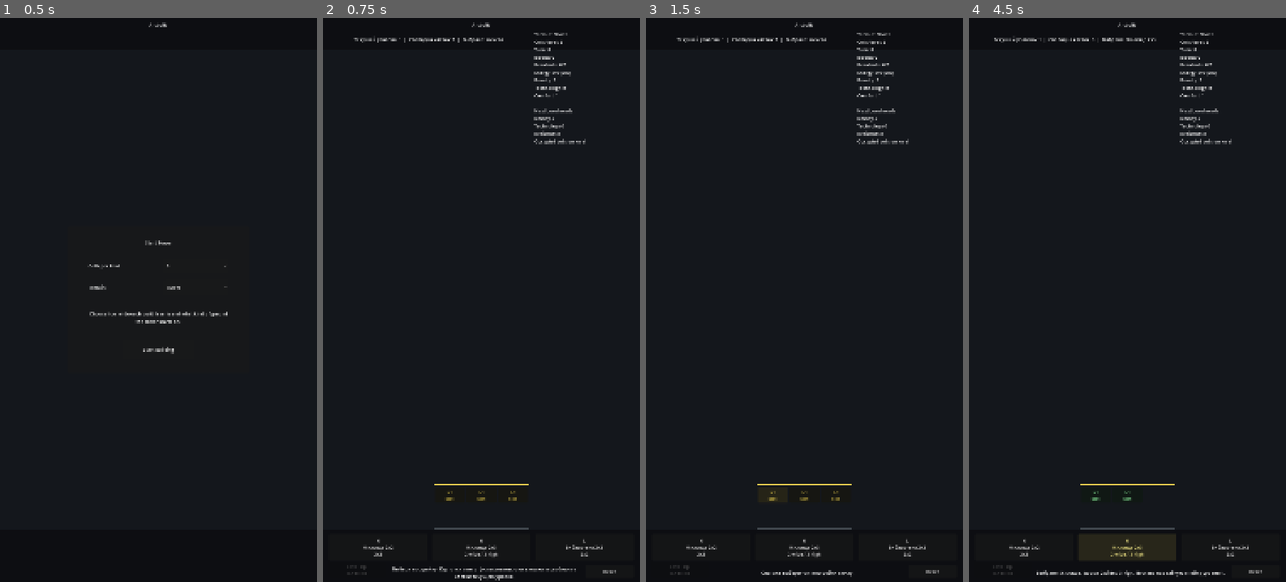
Above: before the commit, frames 1-4 (left to right).
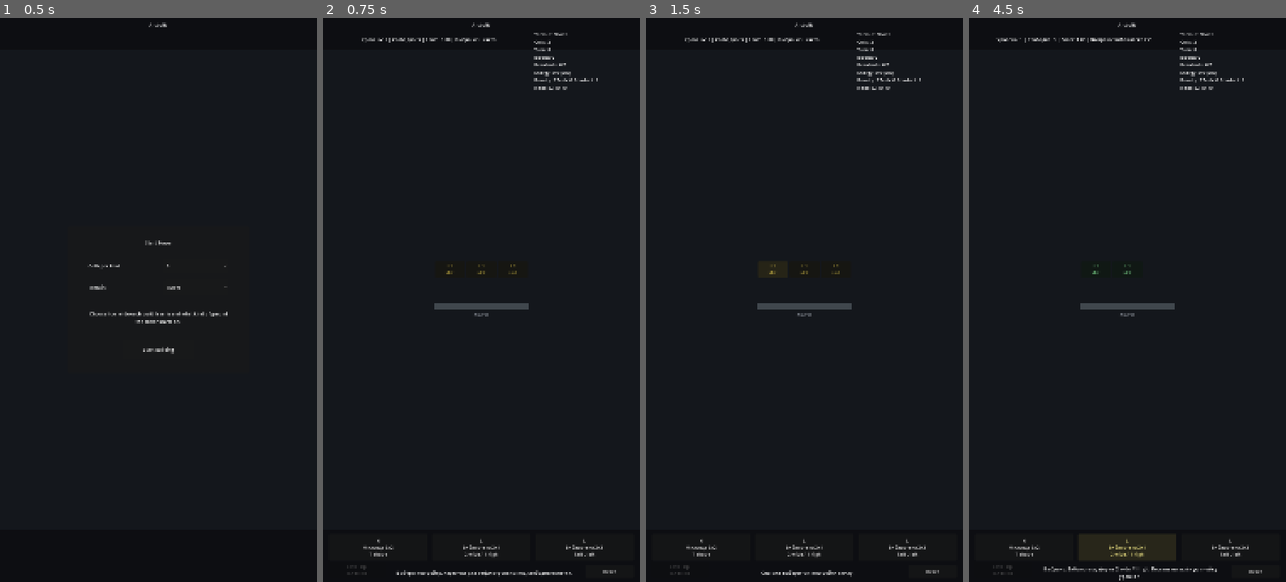
Above: after the commit, the same moments.

Repository: JUSTConnect/artbuild
Game: Godot game, scene res://scenes/main.tscn
The game is run twice, just before and just after one commit, with the same random seed, the same clock (stepped at 60 frames per second) and the same inputs.
Inputs:
- Up to frame 1 (0.5 s): no input
- Up to frame 2 (0.75 s): click "Start Building" at 0.5 s
- Up to frame 3 (1.5 s): click "L1 slot" at 1.25 s
- Up to frame 4 (4.5 s): click "L1 slot" at 2 s; click "L1 slot" at 2.75 s; click "H Жилище 2x2 2x2" (after the commit: "H Жилище 3x2 T shape") at 3.5 s; click "H Жилище 2x3 2 wide / 3 high" (after the commit: "L Библиотека 2x1 2 wide / 1 h…") at 4.25 s

Frame 1 is identical in both runs. In frame 2, 2.0% of the frame differs, in the area x 9-87%, y 3-100%; in frame 3, 1.4%; in frame 4, 1.9%.

Commit message:
Add bounded tower camera state

Diff:
--- a/scripts/main.gd
+++ b/scripts/main.gd
@@ -5,11 +5,16 @@
 const LEVEL_H: float = 74.0
 const SURFACE_GAP: float = 84.0
 const BASE_Y_PAD: float = 72.0
-const TOP_SCROLL_PAD: float = 64.0
 const TOP_UI_H: float = 112.0
 const BOTTOM_UI_H: float = 176.0
 const UI_PAD: float = 20.0
 const MIN_TOWER_H: float = 180.0
+const CAMERA_PAD: float = 64.0
+const MIN_ZOOM: float = 0.55
+const MAX_ZOOM: float = 1.65
+const ZOOM_STEP: float = 0.1
+const PAN_STEP: float = 96.0
+
 const TERRAIN_KEYS: Array[String] = ["plateau", "river", "islands", "mountains"]
 
 const BUILDING_TYPES: Array[Dictionary] = [
@@ -35,17 +40,12 @@
 	{"id":"3x3", "title":"3x3", "cells":[Vector2i(0, 0), Vector2i(1, 0), Vector2i(2, 0), Vector2i(0, 1), Vector2i(1, 1), Vector2i(2, 1), Vector2i(0, 2), Vector2i(1, 2), Vector2i(2, 2)]},
 	{"id":"L2_left", "title":"L 2x2 left", "cells":[Vector2i(0, 0), Vector2i(0, 1), Vector2i(1, 0)]},
 	{"id":"L2_right", "title":"L 2x2 right", "cells":[Vector2i(0, 0), Vector2i(1, 0), Vector2i(1, 1)]},
-	{"id":"L2_top", "title":"L 2x2 upper", "cells":[Vector2i(0, 0), Vector2i(0, 1), Vector2i(1, 1)]},
 	{"id":"L3_tall_left", "title":"Tall L left", "cells":[Vector2i(0, 0), Vector2i(0, 1), Vector2i(0, 2), Vector2i(1, 0)]},
 	{"id":"L3_tall_right", "title":"Tall L right", "cells":[Vector2i(0, 0), Vector2i(1, 0), Vector2i(1, 1), Vector2i(1, 2)]},
-	{"id":"L3_tall_top", "title":"Tall L upper", "cells":[Vector2i(0, 0), Vector2i(0, 1), Vector2i(0, 2), Vector2i(1, 2)]},
 	{"id":"L3_flat_left", "title":"Flat L left", "cells":[Vector2i(0, 0), Vector2i(1, 0), Vector2i(2, 0), Vector2i(0, 1)]},
 	{"id":"L3_flat_right", "title":"Flat L right", "cells":[Vector2i(0, 0), Vector2i(1, 0), Vector2i(2, 0), Vector2i(2, 1)]},
-	{"id":"L3_flat_upper", "title":"Flat L upper", "cells":[Vector2i(0, 0), Vector2i(0, 1), Vector2i(1, 1), Vector2i(2, 1)]},
-	{"id":"L3_flat_upper_mirror", "title":"Flat L upper mirror", "cells":[Vector2i(0, 0), Vector2i(1, 0), Vector2i(2, 0), Vector2i(0, 1), Vector2i(1, 1)]},
 	{"id":"corner_3_left", "title":"3x3 corner left", "cells":[Vector2i(0, 0), Vector2i(0, 1), Vector2i(0, 2), Vector2i(1, 0), Vector2i(2, 0)]},
 	{"id":"corner_3_right", "title":"3x3 corner right", "cells":[Vector2i(0, 0), Vector2i(1, 0), Vector2i(2, 0), Vector2i(2, 1), Vector2i(2, 2)]},
-	{"id":"corner_3_top", "title":"3x3 corner upper", "cells":[Vector2i(0, 0), Vector2i(0, 1), Vector2i(0, 2), Vector2i(1, 2), Vector2i(2, 2)]},
 	{"id":"T3", "title":"T shape", "cells":[Vector2i(0, 0), Vector2i(1, 0), Vector2i(2, 0), Vector2i(1, 1)]},
 	{"id":"T3_tall", "title":"Tall T shape", "cells":[Vector2i(0, 0), Vector2i(1, 0), Vector2i(2, 0), Vector2i(1, 1), Vector2i(1, 2)]},
 	{"id":"U3", "title":"U shape", "cells":[Vector2i(0, 0), Vector2i(2, 0), Vector2i(0, 1), Vector2i(1, 1), Vector2i(2, 1)]}
@@ -76,7 +76,8 @@
 var selected_building: Dictionary = {}
 var selected_choice_index: int = -1
 var unlocked_level: int = 1
-var scroll_offset: float = 0.0
+var camera_pan: Vector2 = Vector2.ZERO
+var camera_zoom: float = 1.0
 var turn: int = 0
 var population: int = 0
 var capacity: int = 0
@@ -102,7 +103,7 @@
 		_fit_fixed_layout()
 		if game_started:
 			render_world()
-			_scroll_to_active_content()
+			_focus_active_level()
 
 func _fit_fixed_layout() -> void:
 	var root_size: Vector2 = self.size
@@ -121,10 +122,7 @@
 		level_info.size = Vector2(root_size.x - UI_PAD * 2.0, 44.0)
 	stats.position = Vector2(root_size.x - 360.0, 46.0)
 	stats.size = Vector2(340.0, 92.0)
-	if root_size.x < 720.0:
-		stats.visible = false
-	else:
-		stats.visible = game_started
+	stats.visible = game_started and root_size.x >= 720.0
 
 	tower_area.position = Vector2(UI_PAD, TOP_UI_H)
 	tower_area.size = Vector2(root_size.x - UI_PAD * 2.0, tower_h)
@@ -138,10 +136,7 @@
 	reset_button.size = Vector2(166.0, 42.0)
 	hint.position = Vector2(226.0, root_size.y - 56.0)
 	hint.size = Vector2(root_size.x - 432.0, 42.0)
-	if hint.size.x < 120.0:
-		hint.visible = false
-	elif game_started:
-		hint.visible = true
+	hint.visible = game_started and hint.size.x >= 120.0
 
 	var menu_w: float = 620.0
 	var menu_h: float = 500.0
@@ -161,9 +156,17 @@
 		return
 	if event is InputEventKey and event.pressed and not event.echo:
 		if event.keycode == KEY_UP:
-			_scroll_by(96.0)
+			_pan_camera(Vector2(0.0, PAN_STEP))
 		elif event.keycode == KEY_DOWN:
-			_scroll_by(-96.0)
+			_pan_camera(Vector2(0.0, -PAN_STEP))
+		elif event.keycode == KEY_LEFT:
+			_pan_camera(Vector2(PAN_STEP, 0.0))
+		elif event.keycode == KEY_RIGHT:
+			_pan_camera(Vector2(-PAN_STEP, 0.0))
+		elif event.keycode == KEY_EQUAL or event.keycode == KEY_KP_ADD:
+			_zoom_camera(ZOOM_STEP)
+		elif event.keycode == KEY_MINUS or event.keycode == KEY_KP_SUBTRACT:
+			_zoom_camera(-ZOOM_STEP)
 
 func _setup_menu_options() -> void:
 	cells_option.clear()
@@ -213,8 +216,8 @@
 	_build_surfaces()
 	roll_choices()
 	render_world()
-	_scroll_to_active_content()
-	hint.text = "Выбери постройку. Карточки уже отфильтрованы: они влезают в свободные клетки текущего уровня."
+	_focus_active_level()
+	hint.text = "Выбери постройку. Карточки уже отфильтрованы под свободные клетки."
 
 func _reset_state() -> void:
 	placed_blocks.clear()
@@ -222,7 +225,8 @@
 	selected_building = {}
 	selected_choice_index = -1
 	unlocked_level = 1
-	scroll_offset = 0.0
+	camera_pan = Vector2.ZERO
+	camera_zoom = 1.0
 	turn = 0
 	population = 0
 	capacity = 0
@@ -294,8 +298,8 @@
 	selected_choice_index = -1
 	roll_choices()
 	render_world()
-	_scroll_to_active_content()
-	hint.text = "Постройка заняла свою форму. Башня автоматически прокручена к активной высоте."
+	_focus_active_level()
+	hint.text = "Постройка размещена. Камера сфокусирована на активной высоте."
 
 func _apply_building_stats(definition: Dictionary) -> void:
 	var footprint: Array = definition["footprint"]
@@ -329,7 +333,7 @@
 	selected_choice_index = -1
 	roll_choices()
 	render_world()
-	_scroll_to_active_content()
+	_focus_active_level()
 	hint.text = "Открыт уровень %d. Камера поднята к новому уровню." % unlocked_level
 
 func _can_level_up() -> bool:
@@ -480,7 +484,7 @@
 	_draw_current_level_slots()
 	_update_level_button()
 	update_stats()
-	_apply_scroll_limits()
+	_apply_camera_bounds()
 
 func _clear_tower() -> void:
 	for child: Node in tower.get_children():
@@ -510,8 +514,7 @@
 	for index: int in range(footprint.size()):
 		var rel: Vector2i = footprint[index] as Vector2i
 		var pos: Vector2 = _slot_position(surface_index, anchor_level + rel.y, anchor_cell + rel.x)
-		var fill_color: Color = building["color"] as Color
-		_add_rect(pos, Vector2(CELL_W - 8.0, CELL_H - 8.0), fill_color)
+		_add_rect(pos, Vector2(CELL_W - 8.0, CELL_H - 8.0), building["color"] as Color)
 		var cell_text: String = str(building["glyph"])
 		if index == 0:
 			cell_text = "%s\n%s" % [str(building["glyph"]), str(building["shape_title"])]
@@ -596,8 +599,8 @@
 		energy_state = "OK"
 	var req: Dictionary = _level_up_requirements()
 	var free_cells: int = _free_cells_on_level(unlocked_level)
-	level_info.text = "Текущий уровень: %d  |  Свободно клеток: %d  |  Выбрано: %s" % [unlocked_level, free_cells, _selected_title()]
-	stats.text = "Terrain: %s\nCells/level: %d\nTurn: %d\nBlocks: %d\nResidents: %d/%d\nEnergy: %d/%d (%s)\nBeauty: %d\nTechnology: %d\nComfort: %d\n\nNext Level needs:\nBeauty %d\nTechnology %d\nResidents %d\nOccupied cells on level" % [_terrain_title(), cells_per_level,  …(173 unchanged characters)…
+	level_info.text = "Уровень: %d | Свободно: %d | Zoom: %.2f | Выбрано: %s" % [unlocked_level, free_cells, camera_zoom, _selected_title()]
+	stats.text = "Terrain: %s\nCells: %d\nTurn: %d\nBlocks: %d\nResidents: %d/%d\nEnergy: %d/%d (%s)\nBeauty: %d Tech: %d Comfort: %d\nNext: B%d T%d R%d" % [_terrain_title(), cells_per_level,  …(173 unchanged characters)…
 
 func _free_cells_on_level(level: int) -> int:
 	var count: int = 0
@@ -620,46 +623,93 @@
 		"mountains": return "Горы"
 		_: return "Плато"
 
-func _scroll_by(delta: float) -> void:
-	scroll_offset += delta
-	_apply_scroll_limits()
-
-func _scroll_to_active_content() -> void:
-	scroll_offset = _max_scroll_offset()
-	_apply_scroll_limits()
-
-func _apply_scroll_limits() -> void:
-	var max_offset: float = _max_scroll_offset()
-	if scroll_offset < 0.0:
-		scroll_offset = 0.0
-	if scroll_offset > max_offset:
-		scroll_offset = max_offset
-	tower.position = Vector2(0.0, scroll_offset)
-
-func _max_scroll_offset() -> float:
-	var top_y: float = _top_content_y()
-	var value: float = TOP_SCROLL_PAD - top_y
-	if value < 0.0:
-		value = 0.0
-	return value
-
-func _top_content_y() -> float:
-	var top_y: float = 999999.0
+func _pan_camera(delta: Vector2) -> void:
+	camera_pan += delta
+	_apply_camera_bounds()
+
+func _zoom_camera(delta: float) -> void:
+	var old_zoom: float = camera_zoom
+	camera_zoom += delta
+	if camera_zoom < MIN_ZOOM:
+		camera_zoom = MIN_ZOOM
+	if camera_zoom > MAX_ZOOM:
+		camera_zoom = MAX_ZOOM
+	var center: Vector2 = tower_area.size / 2.0
+	var world_center: Vector2 = (center - camera_pan) / old_zoom
+	camera_pan = center - world_center * camera_zoom
+	_apply_camera_bounds()
+
+func _focus_active_level() -> void:
+	var bounds: Rect2 = _content_bounds()
+	var active_y: float = _active_level_y()
+	camera_pan.y = CAMERA_PAD - active_y * camera_zoom
+	camera_pan.x = tower_area.size.x / 2.0 - bounds.get_center().x * camera_zoom
+	_apply_camera_bounds()
+
+func _apply_camera_bounds() -> void:
+	var bounds: Rect2 = _content_bounds()
+	var view_size: Vector2 = tower_area.size
+	var scaled_w: float = bounds.size.x * camera_zoom
+	var scaled_h: float = bounds.size.y * camera_zoom
+
+	if scaled_w <= view_size.x - CAMERA_PAD * 2.0:
+		camera_pan.x = view_size.x / 2.0 - bounds.get_center().x * camera_zoom
+	else:
+		var min_x: float = view_size.x - CAMERA_PAD - (bounds.position.x + bounds.size.x) * camera_zoom
+		var max_x: float = CAMERA_PAD - bounds.position.x * camera_zoom
+		if camera_pan.x < min_x:
+			camera_pan.x = min_x
+		if camera_pan.x > max_x:
+			camera_pan.x = max_x
+
+	if scaled_h <= view_size.y - CAMERA_PAD * 2.0:
+		camera_pan.y = view_size.y / 2.0 - bounds.get_center().y * camera_zoom
+	else:
+		var min_y: float = view_size.y - CAMERA_PAD - (bounds.position.y + bounds.size.y) * camera_zoom
+		var max_y: float = CAMERA_PAD - bounds.position.y * camera_zoom
+		if camera_pan.y < min_y:
+			camera_pan.y = min_y
+		if camera_pan.y > max_y:
+			camera_pan.y = max_y
+
+	tower.scale = Vector2(camera_zoom, camera_zoom)
+	tower.position = camera_pan
+
+func _content_bounds() -> Rect2:
+	if surfaces.is_empty():
+		return Rect2(Vector2.ZERO, tower_area.size)
+	var min_x: float = 999999.0
+	var min_y: float = 999999.0
+	var max_x: float = -999999.0
+	var max_y: float = -999999.0
 	for surface_index: int in range(surfaces.size()):
-		var surface_level_y: float = _level_y(surface_index, unlocked_level)
-		if surface_level_y < top_y:
-			top_y = surface_level_y
+		var surface: Dictionary = surfaces[surface_index]
+		var sx: float = float(surface["x"])
+		var sy: float = _level_y(surface_index, 0)
+		min_x = min(min_x, sx)
+		max_x = max(max_x, sx + float(surface["cells"]) * CELL_W)
+		min_y = min(min_y, _level_y(surface_index, unlocked_level))
+		max_y = max(max_y, sy + CELL_H + 64.0)
 	for block_index: int in range(placed_blocks.size()):
 		var block: Dictionary = placed_blocks[block_index]
 		var footprint: Array = block["building"]["footprint"]
 		for footprint_index: int in range(footprint.size()):
 			var rel: Vector2i = footprint[footprint_index] as Vector2i
-			var block_y: float = _level_y(int(block["surface"]), int(block["level"]) + rel.y)
-			if block_y < top_y:
-				top_y = block_y
-	return top_y
-
-func _signed(value: int) -> String:
-	if value > 0:
-		return "+%d" % value
-	return str(value)
+			var pos: Vector2 = _slot_position(int(block["surface"]), int(block["level"]) + rel.y, int(block["cell"]) + rel.x)
+			min_x = min(min_x, pos.x)
+			min_y = min(min_y, pos.y)
+			max_x = max(max_x, pos.x + CELL_W)
+			max_y = max(max_y, pos.y + CELL_H)
+	min_x -= CAMERA_PAD
+	min_y -= CAMERA_PAD
+	max_x += CAMERA_PAD
+	max_y += CAMERA_PAD
+	return Rect2(Vector2(min_x, min_y), Vector2(max_x - min_x, max_y - min_y))
+
+func _active_level_y() -> float:
+	var result: float = 999999.0
+	for surface_index: int in range(surfaces.size()):
+		var y: float = _level_y(surface_index, unlocked_level)
+		if y < result:
+			result = y
+	return result
